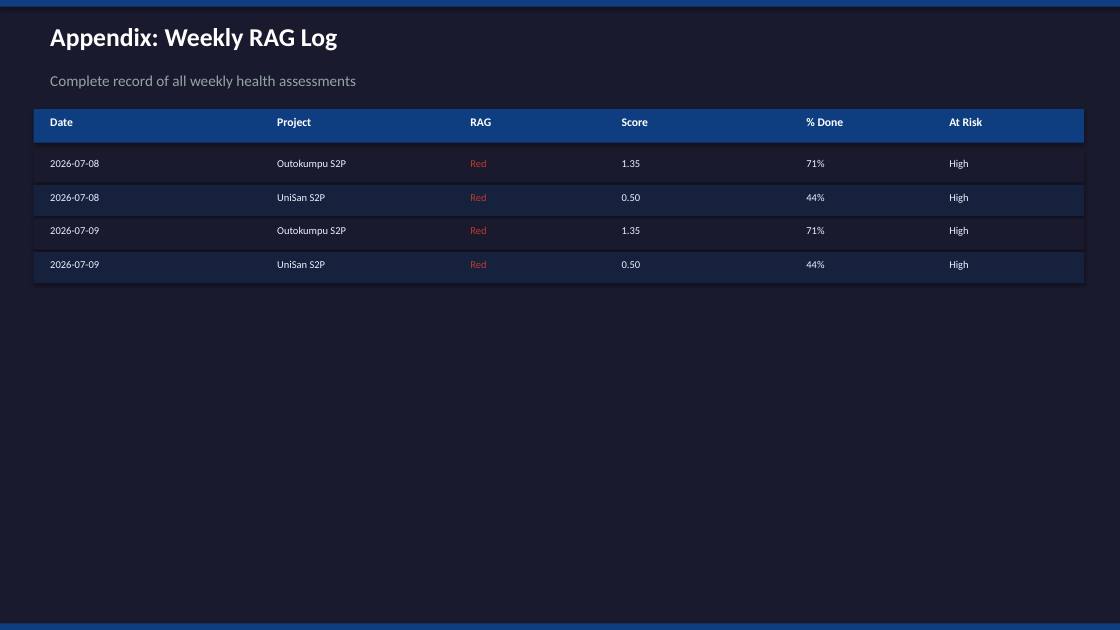
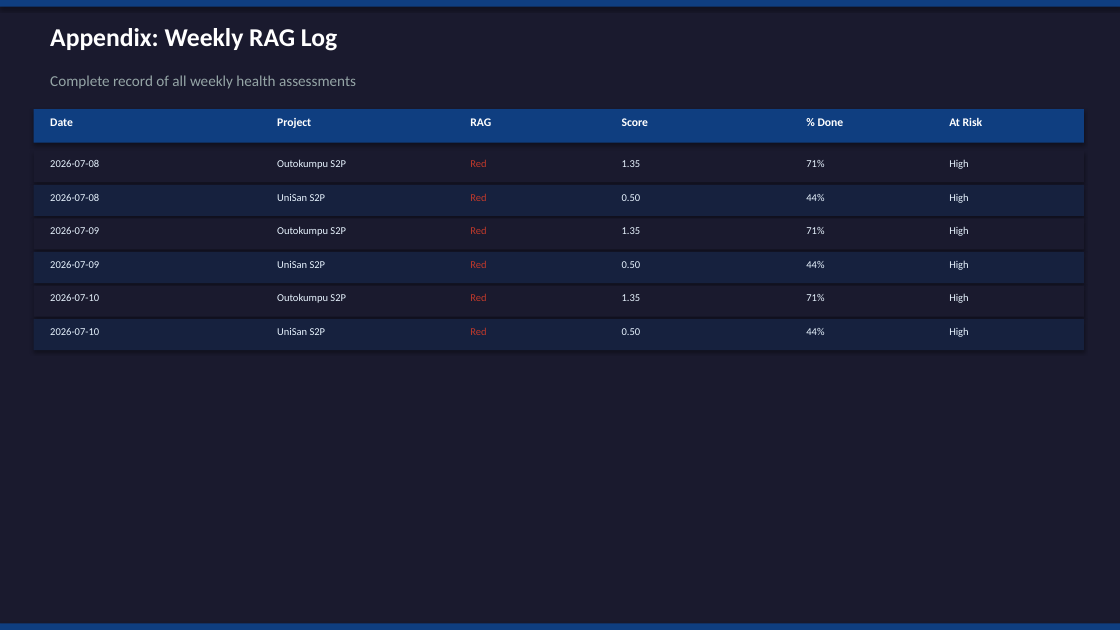
Before and after one commit to AbhiramYad/project-health-rag-agent, a slide deck: slide 7 of outputs/monthly_presentation.pptx. Drawn at 1120x630 pixels with LibreOffice and Linux fonts; fonts in the diff are those of the drawing. Boxes give left, top, right and bottom in pixels: in the first picture for what was removed or moved away, otherwise in the second. Text is boxed around its words. In the diff, an @@ line names an element or a change of style, - is before the commit and + after.

```diff
--- a/outputs/monthly_presentation.pptx
+++ b/outputs/monthly_presentation.pptx
@@ rectangle added at bbox=[34, 286, 1084, 317], fill #1A1A2E @@
@@ text added at bbox=[50, 294, 99, 301], 9 pt, text #E8F4FF @@
+2026-07-10
@@ text added at bbox=[277, 293, 346, 303], 9 pt, text #E8F4FF @@
+Outokumpu S2P
@@ text added at bbox=[470, 294, 486, 301], 9 pt, text #C0392B @@
+Red
@@ text added at bbox=[622, 294, 641, 301], 9 pt, text #E8F4FF @@
+1.35
@@ text added at bbox=[806, 294, 824, 301], 9 pt, text #E8F4FF @@
+71%
@@ text added at bbox=[949, 293, 968, 303], 9 pt, text #E8F4FF @@
+High
@@ rectangle added at bbox=[34, 319, 1084, 350], fill #16213E @@
@@ text added at bbox=[50, 328, 99, 335], 9 pt, text #E8F4FF @@
+2026-07-10
@@ text added at bbox=[277, 328, 326, 335], 9 pt, text #E8F4FF @@
+UniSan S2P
@@ text added at bbox=[470, 328, 486, 335], 9 pt, text #C0392B @@
+Red
@@ text added at bbox=[622, 328, 641, 335], 9 pt, text #E8F4FF @@
+0.50
@@ text added at bbox=[806, 328, 824, 335], 9 pt, text #E8F4FF @@
+44%
@@ text added at bbox=[949, 328, 968, 337], 9 pt, text #E8F4FF @@
+High
```
Also in this commit, not shown: 6 other slides changed, 4 other files.
